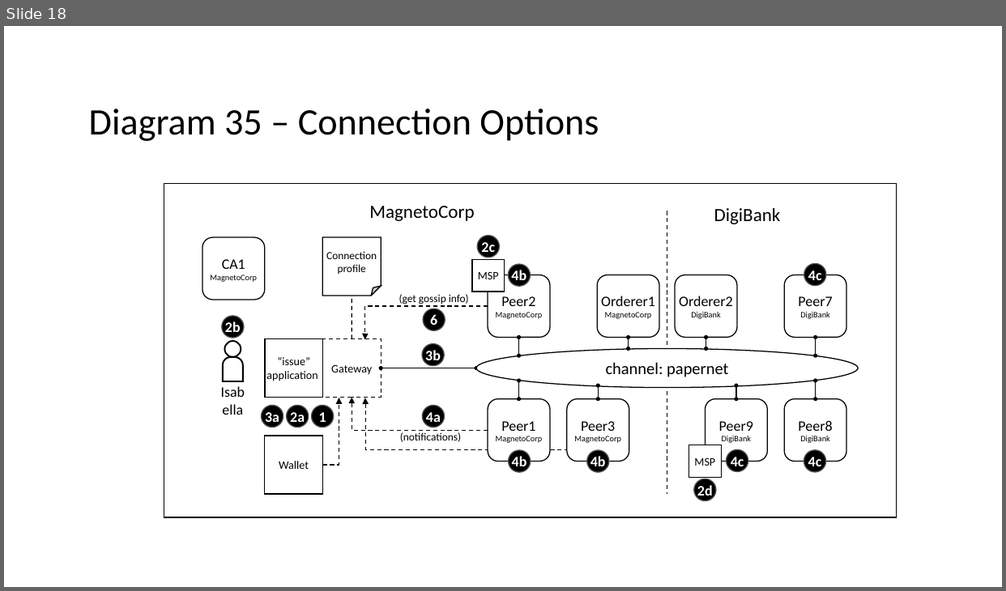
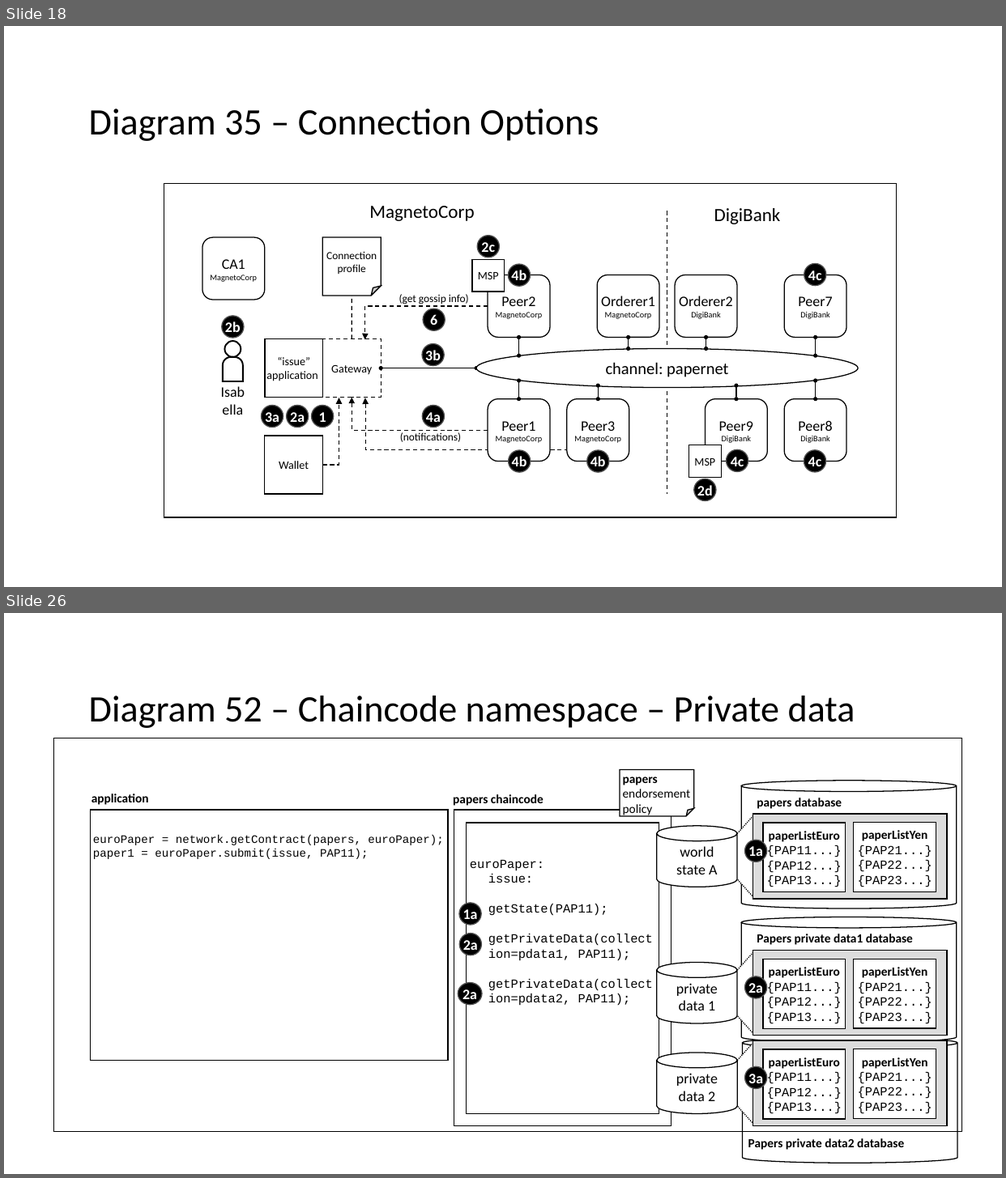
Before and after one commit to hyperledger/fabric, a slide deck: docs/source/developapps/diagrams.pptx. Shown one above the other, each under a label of ours: slide 18 before the commit, slides 18 and 26 after it; the slides between them are not shown. The pictures are 1006x591 and 1006x1178 pixels, drawn with LibreOffice and Linux fonts; fonts in the diff are those of the drawing. Boxes give left, top, right and bottom in pixels: in the first picture for what was removed or moved away, otherwise in the second. Text is boxed around its words. In the diff, an @@ line names an element or a change of style, - is before the commit and + after.

Commit message:
FAB-13336 Develop Apps: Chaincode namespace

```diff
--- a/docs/source/developapps/diagrams.pptx
+++ b/docs/source/developapps/diagrams.pptx
@@ slide 26 added at [4,613,1002,1174], background #FFFFFF @@
@@ text added at [89,696,855,728], 36 pt, text #000000 @@
+Diagram 52 – Chaincode namespace – Private data
@@ rectangle added at [54,738,962,1131], outline #000000 1 pt @@
@@ folded corner added at [620,770,693,816], fill #FFFFFF, outline #000000 1 pt, 12 pt, text #000000 @@
+papers
+endorsement
+policy
@@ text added at [91,794,149,805], 12 pt, text #000000, bold @@
+application
@@ text added at [453,794,543,806], 12 pt, text #000000, bold @@
+papers chaincode
@@ rectangle added at [90,810,448,1061], fill #FFFFFF, outline #000000 1 pt, 11 pt, text #000000 @@
+euroPaper = network.getContract(papers, euroPaper);
+paper1 = euroPaper.submit(issue, PAP11);
@@ rectangle added at [454,810,671,1126], fill #FFFFFF, outline #000000 1 pt @@
@@ rectangle added at [466,823,659,1114], fill #FFFFFF, outline #000000 1 pt, 12 pt, text #000000 @@
+euroPaper:
+issue:
+getState(PAP11);
+getPrivateData(collection=pdata1, PAP11);
+getPrivateData(collection=pdata2, PAP11);
@@ group added at [657,781,957,909]: 3 rectangles, 2 cylinders, 1 trapezoid, 1 text, 1 ellipse @@
+world
+state A
+papers database
+paperListEuro
+{PAP11...}
+{PAP12...}
+{PAP13...}
+paperListYen
+{PAP21...}
+{PAP22...}
+{PAP23...}
+1a
@@ ellipse added at [459,903,481,924], fill #000000, outline #535353 1 pt, 14 pt, text #FFFFFF, bold @@
+1a
@@ cylinder added at [741,917,957,1043], fill #FFFFFF, outline #000000 1 pt @@
@@ ellipse added at [460,934,482,955], fill #000000, outline #535353 1 pt, 14 pt, text #FFFFFF, bold @@
+2a
@@ text added at [756,934,913,945], 12 pt, text #000000, bold @@
+Papers private data1 database
@@ group added at [657,950,948,1036]: 3 rectangles, 1 trapezoid, 1 cylinder, 1 ellipse @@
+private
+data 1
+paperListEuro
+{PAP11...}
+{PAP12...}
+{PAP13...}
+paperListYen
+{PAP21...}
+{PAP22...}
+{PAP23...}
+2a
@@ ellipse added at [458,983,482,1004], fill #000000, outline #535353 1 pt, 14 pt, text #FFFFFF, bold @@
+2a
@@ cylinder added at [743,1037,957,1163], fill #FFFFFF, outline #000000 1 pt @@
@@ group added at [657,1041,948,1127]: 3 rectangles, 1 trapezoid, 1 cylinder, 1 ellipse @@
+private
+data 2
+paperListEuro
+{PAP11...}
+{PAP12...}
+{PAP13...}
+paperListYen
+{PAP21...}
+{PAP22...}
+{PAP23...}
+3a
@@ text added at [748,1139,904,1150], 12 pt, text #000000, bold @@
+Papers private data2 database
```
Also in this commit, not shown: 12 other slides added, 4 other files.
